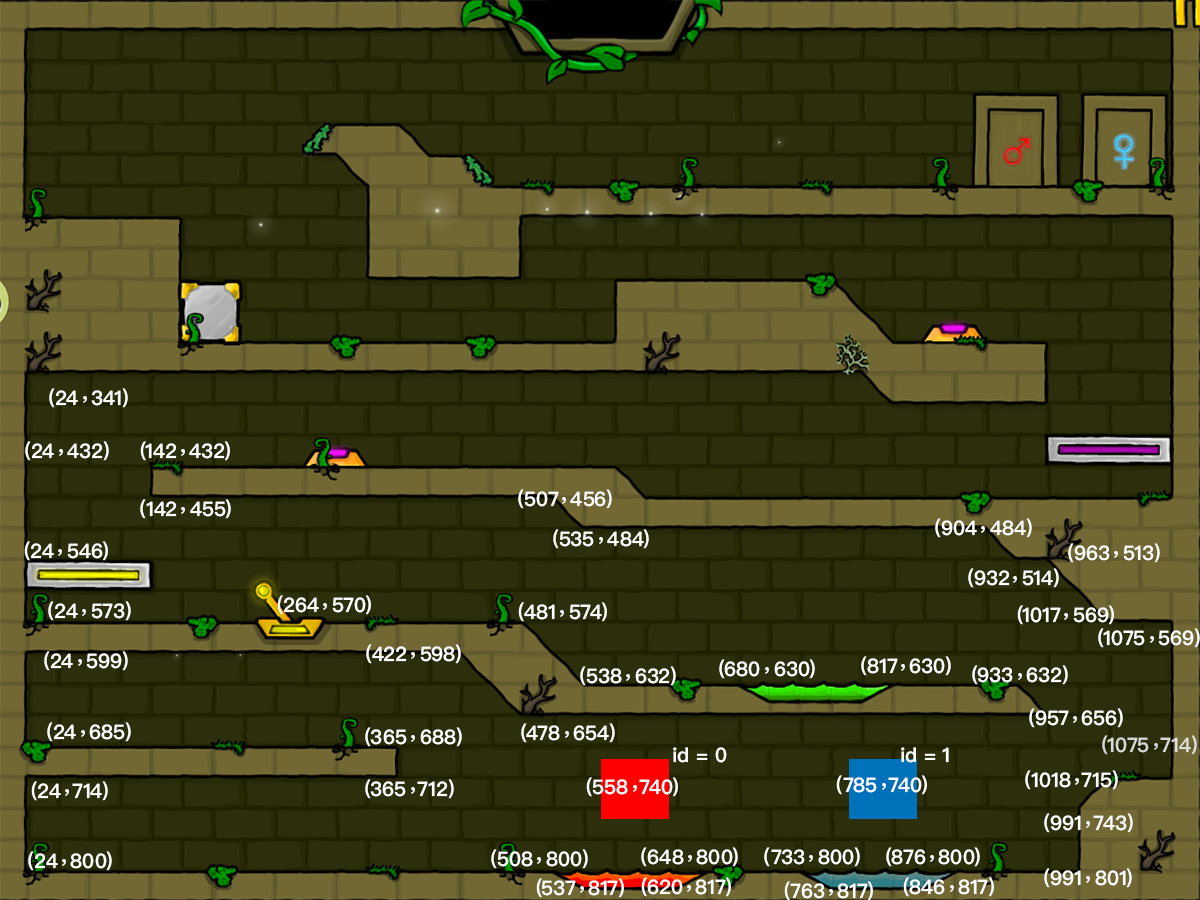
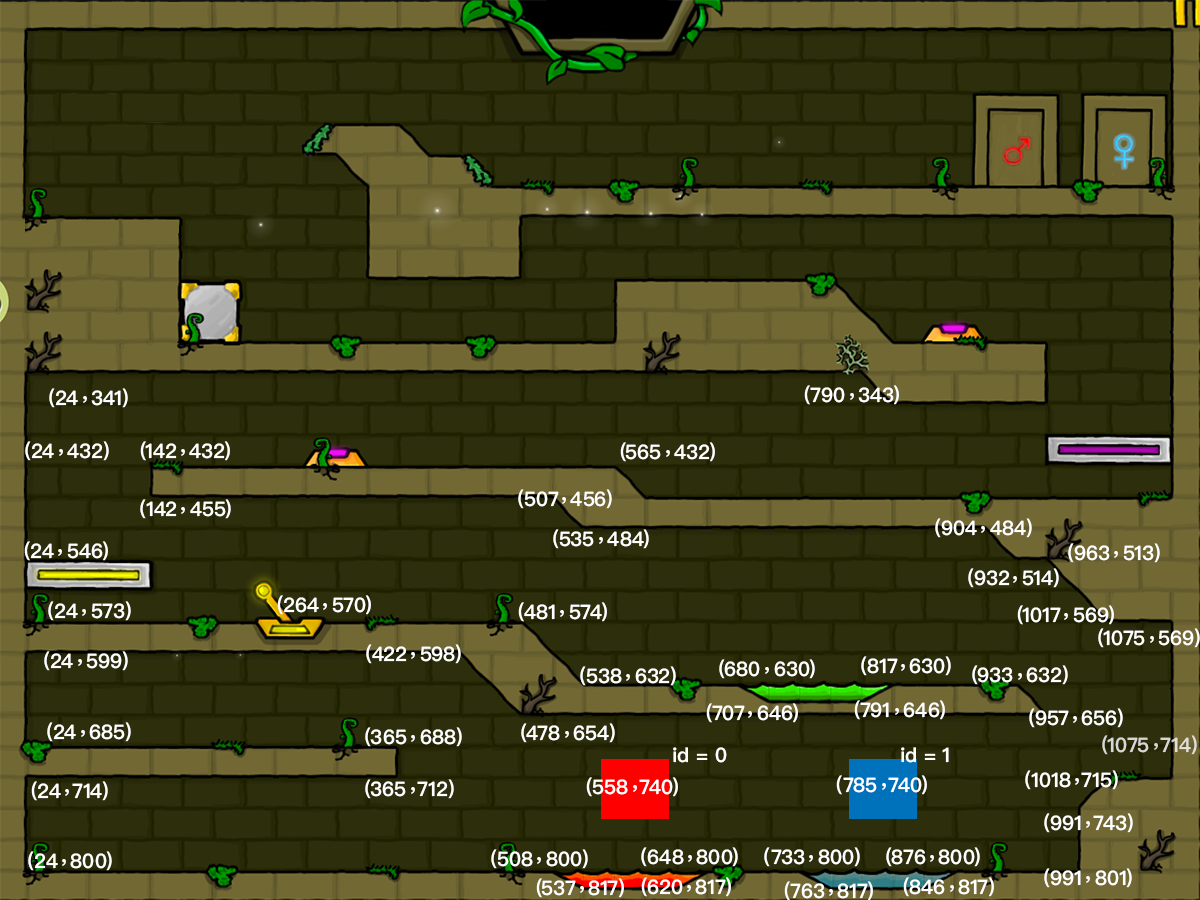
Revision of a layered (1200, 900) image; what changed, layer by layer:
added layer "(790，343)" above "(565，432)" over [804, 385, 899, 405]
added layer "(565，432)" above "(791，646)" over [620, 442, 715, 462]
added layer "(791，646)" above "(707，646)" over [854, 700, 945, 720]
added layer "(707，646)" above "（24，432）" over [706, 703, 798, 723]
